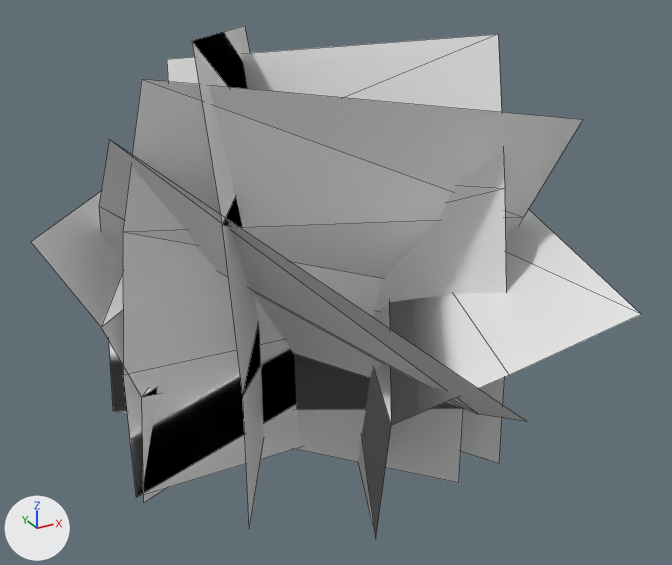
Renders of the OBJ model models/grassA.obj from each side of a commit.
The view is the same before and after, from a 50 mm lens placed at (-1.98, 0.69, 2.63), pointed at (0.09, 4.45, 0.75). The axes (+X, +Y, +Z) are drawn at lower left. The lights are the same throughout. Mesh edges are drawn as thin lines. Where no turn or scale is listed for an object, it has been applied to the vertices. Vertices at the same position are counted once.

The scene before the commit, as lines of its bpy script (objects in view):
```python
me_grassa = bpy.data.meshes.new('grassA')
me_grassa.from_pydata(...)  # 48 vertices, 36 faces; spans x -1.32..1.25, y 3.05..6.18, z -0.2..2.05
ob_grassa = bpy.data.objects.new('grassA', me_grassa)
ob_grassa.location = (0.0, 0.0, 0.0)
```
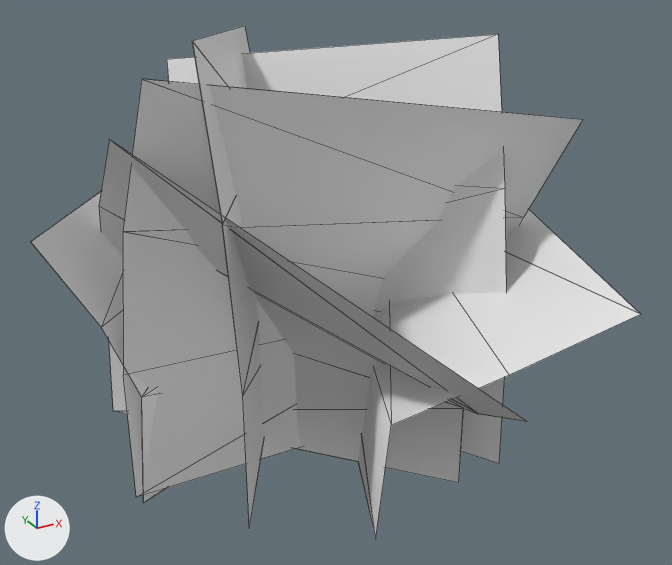
Where the change shows, as pixel boxes (x1, y1, x2, y2) in the pictures (672 x 565 px):
part 1 of me_grassa, built on: before (31, 34, 641, 539); after (31, 26, 641, 539)

The change, as a list of edits to the scene's bpy script:
```text
Change me_grassa:
    used by ob_grassa; location = (0.0, 0.0, 0.0)
    remove me_grassa.from_pydata(...)  # 48 vertices, 36 faces; spans x -1.32..1.25, y 3.05..6.18, z -0.2..2.05
    add me_grassa.from_pydata(...)  # 98 vertices, 74 faces; spans x -1.32..1.25, y 3.05..6.18, z -0.2..2.05
    me_grassa part 1
    20 faces are deleted
    50 vertices are added at x -1.32..1.25, y 3.05..6.18, z -0.2..2.05
    58 new faces join them
```
